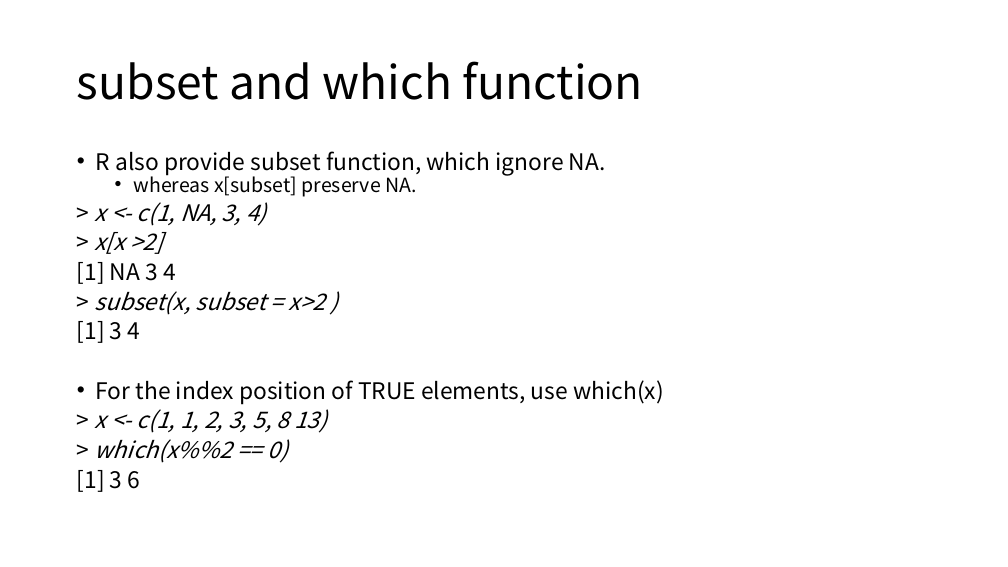
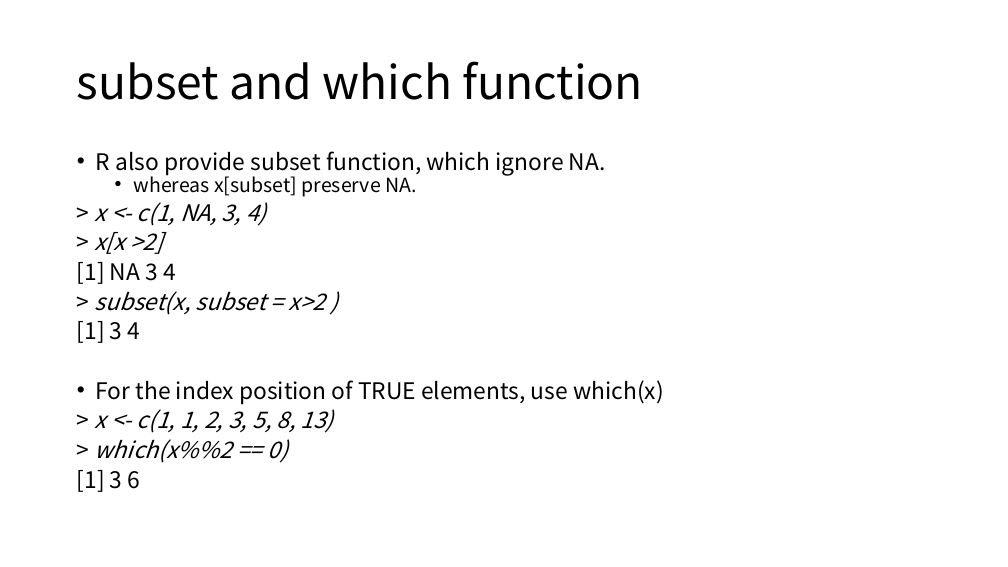
Before and after one commit to ksublee/SSuR, a slide deck: slide 25 of ppt/1.Introduction to R.pptx. Drawn at 1008x567 pixels with LibreOffice and Linux fonts; fonts in the diff are those of the drawing. Boxes give left, top, right and bottom in pixels: in the first picture for what was removed or moved away, otherwise in the second. Text is boxed around its words. In the diff, an @@ line names an element or a change of style, - is before the commit and + after.

```diff
--- a/ppt/1.Introduction to R.pptx
+++ b/ppt/1.Introduction to R.pptx
@@ text at [95, 404, 334, 433]: text changed @@
-> x <- c(1, 1, 2, 3, 5, 8 13)
+> x <- c(1, 1, 2, 3, 5, 8, 13)
```
Also in this commit, not shown: 5 other slides changed, 5 other files.
